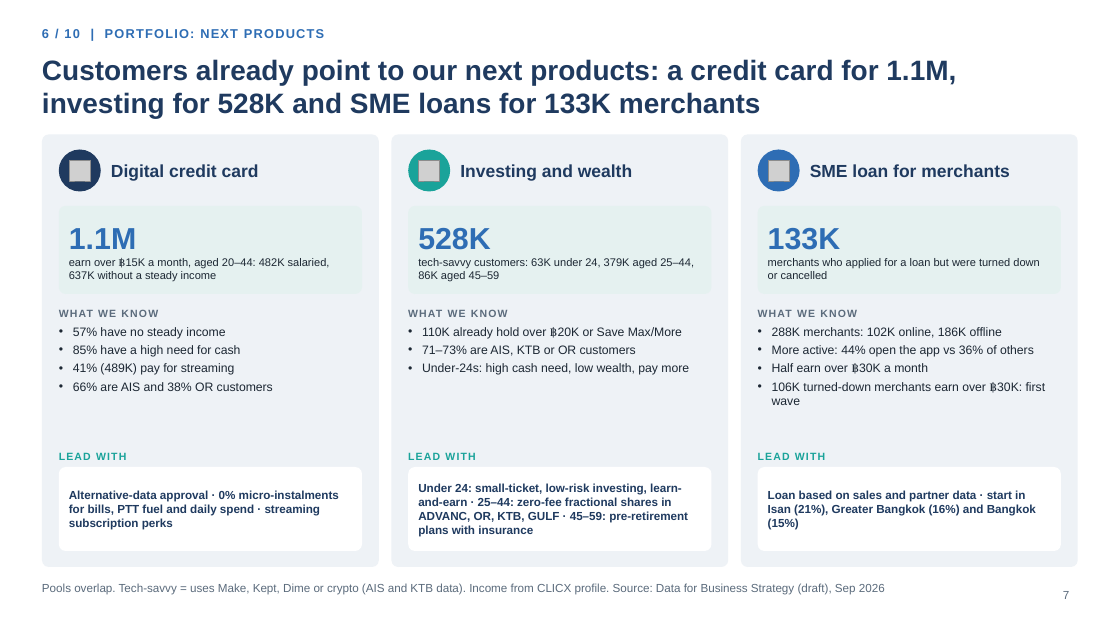
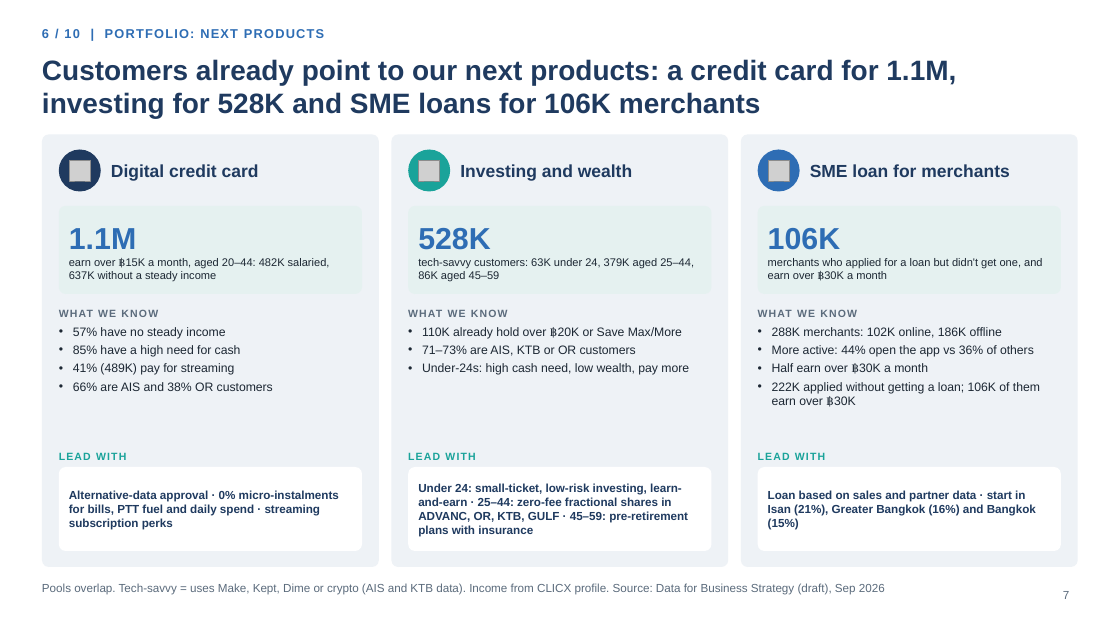
Before and after one commit to hweisim/claude_code, a slide deck: slide 7 of clicx_insights/CLICX_Storyline_v2.pptx. Drawn at 1120x630 pixels with LibreOffice and Linux fonts; fonts in the diff are those of the drawing; grey boxes stand for pictures; background and template pictures are left out. Boxes give left, top, right and bottom in pixels: in the first picture for what was removed or moved away, otherwise in the second. Text is boxed around its words. In the diff, an @@ line names an element or a change of style, - is before the commit and + after.

```diff
--- a/clicx_insights/CLICX_Storyline_v2.pptx
+++ b/clicx_insights/CLICX_Storyline_v2.pptx
@@ title at [42,59,956,118]: text changed @@
-Customers already point to our next products: a credit card for 1.1M, investing for 528K and SME loans for 133K merchants
+Customers already point to our next products: a credit card for 1.1M, investing for 528K and SME loans for 106K merchants
@@ text at [768,228,1042,281]: text changed @@
-133K
-merchants who applied for a loan but were turned down or cancelled
+106K
+merchants who applied for a loan but didn't get one, and earn over ฿30K a month
@@ text at [772,382,1040,407]: text changed @@
-• 106K turned-down merchants earn over ฿30K: first wave
+• 222K applied without getting a loan; 106K of them earn over ฿30K
```
Also in this commit, not shown: 2 other slides changed, 2 other files.
